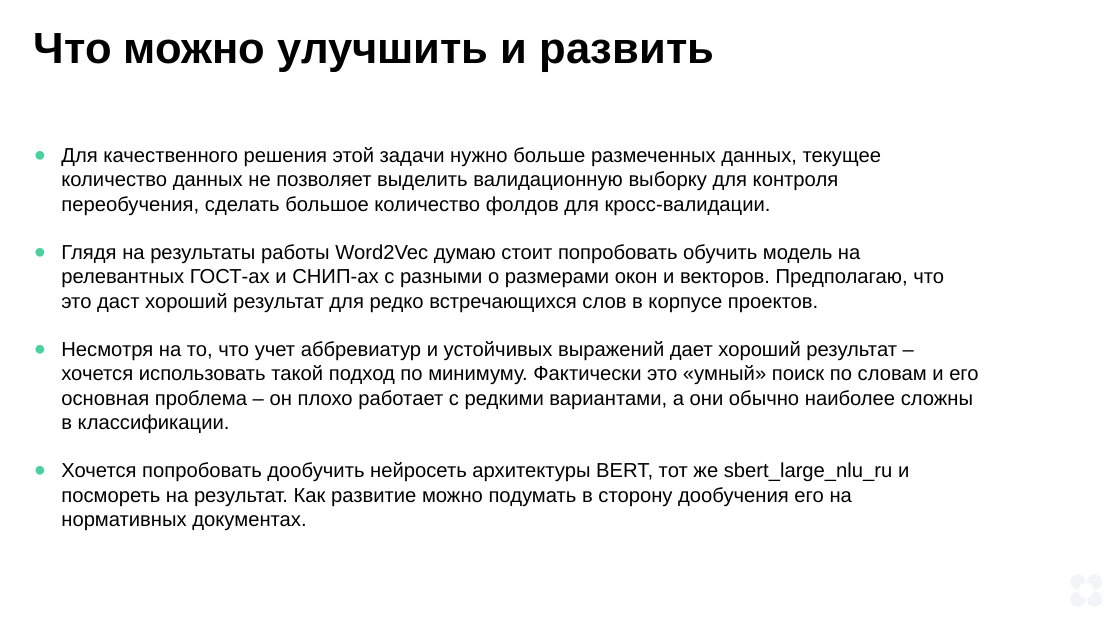
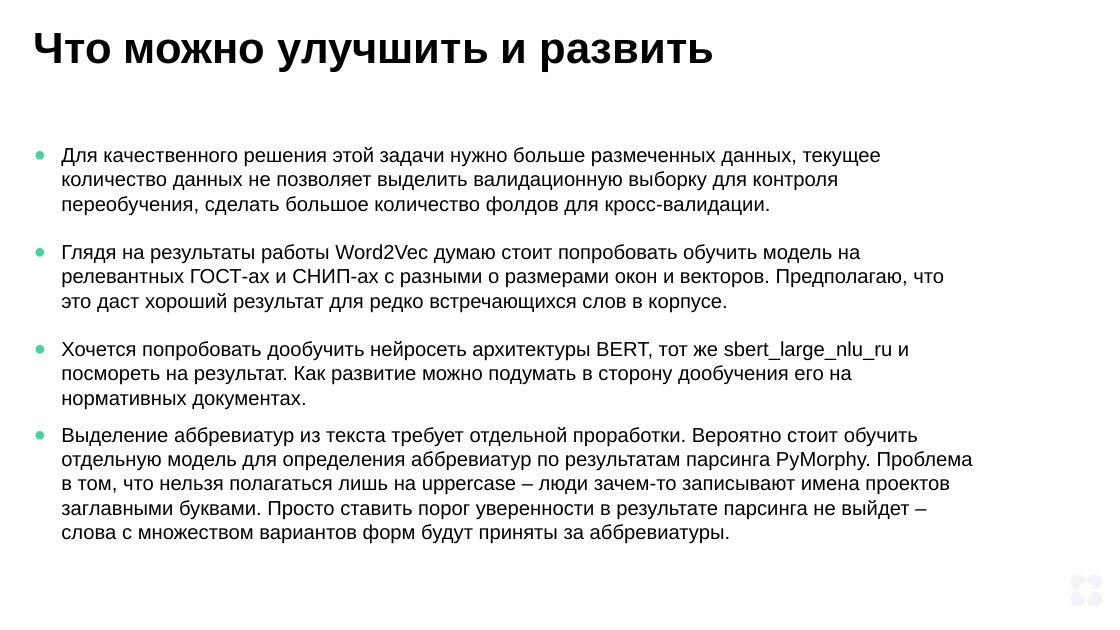
Before and after one commit to tyan/ML_learn, a slide deck: slide 29 of Diploma/presentation.pptx (slide 20 before the commit). Drawn at 1120x630 pixels with LibreOffice and Linux fonts; fonts in the diff are those of the drawing. Boxes give left, top, right and bottom in pixels: in the first picture for what was removed or moved away, otherwise in the second. Text is boxed around its words. In the diff, an @@ line names an element or a change of style, - is before the commit and + after.

```diff
--- a/Diploma/presentation.pptx
+++ b/Diploma/presentation.pptx
@@ text at bbox=[61, 244, 944, 313]: text changed @@
-● Глядя на результаты работы Word2Vec думаю стоит попробовать обучить модель на релевантных ГОСТ-ах и СНИП-ах с разными о размерами окон и векторов. Предполагаю, что это даст хороший результат для редко встречающихся слов в корпусе проектов.
-● Несмотря на то, что учет аббревиатур и устойчивых выражений дает хороший результат – хочется использовать такой подход по минимуму. Фактически это «умный» поиск по словам и его основная проблема – он плохо работает с редкими вариантами, а они обычно наиболее сложны в классификации.
+● Глядя на результаты работы Word2Vec думаю стоит попробовать обучить модель на релевантных ГОСТ-ах и СНИП-ах с разными о размерами окон и векторов. Предполагаю, что это даст хороший результат для редко встречающихся слов в корпусе.
@@ text at bbox=[61, 427, 973, 520]: paragraph added @@
+● Выделение аббревиатур из текста требует отдельной проработки. Вероятно стоит обучить отдельную модель для определения аббревиатур по результатам парсинга PyMorphy. Проблема в том, что нельзя полагаться лишь на uppercase – люди зачем-то записывают имена проектов заглавными буквами. Просто ставить порог уверенности в результате парсинга не выйдет – слова с множеством вариантов форм будут приняты за аббревиатуры.
```
Also in this commit, not shown: 20 other slides changed, 10 slides added, 1 other file.
